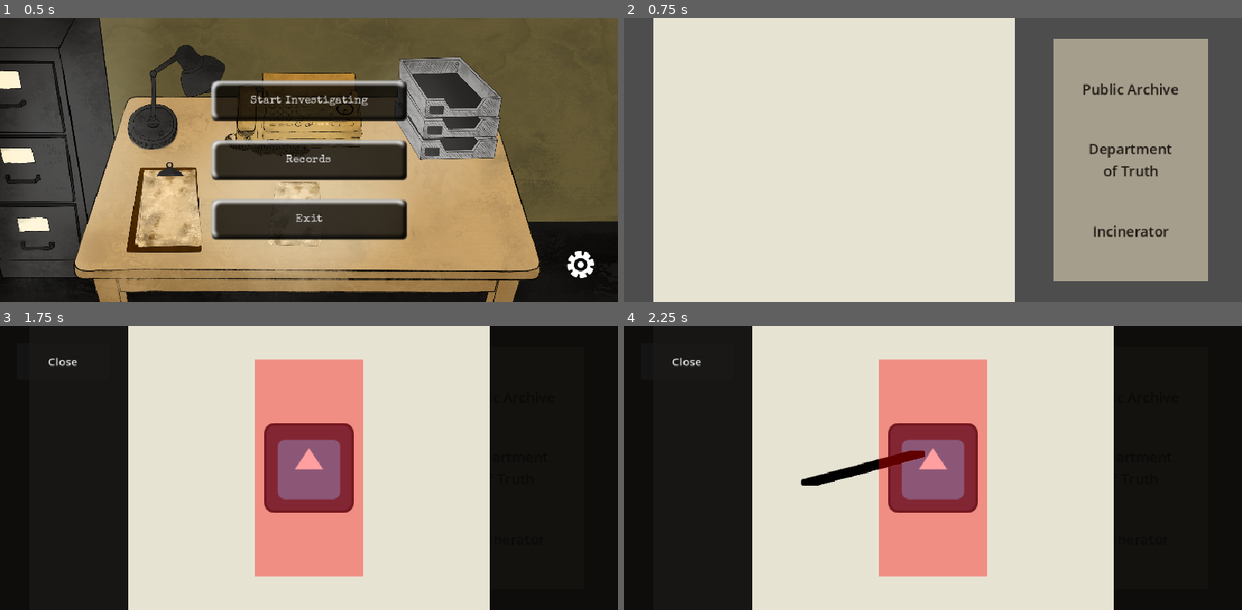
Above: before the commit, frames 1-4 (two rows, left to right).
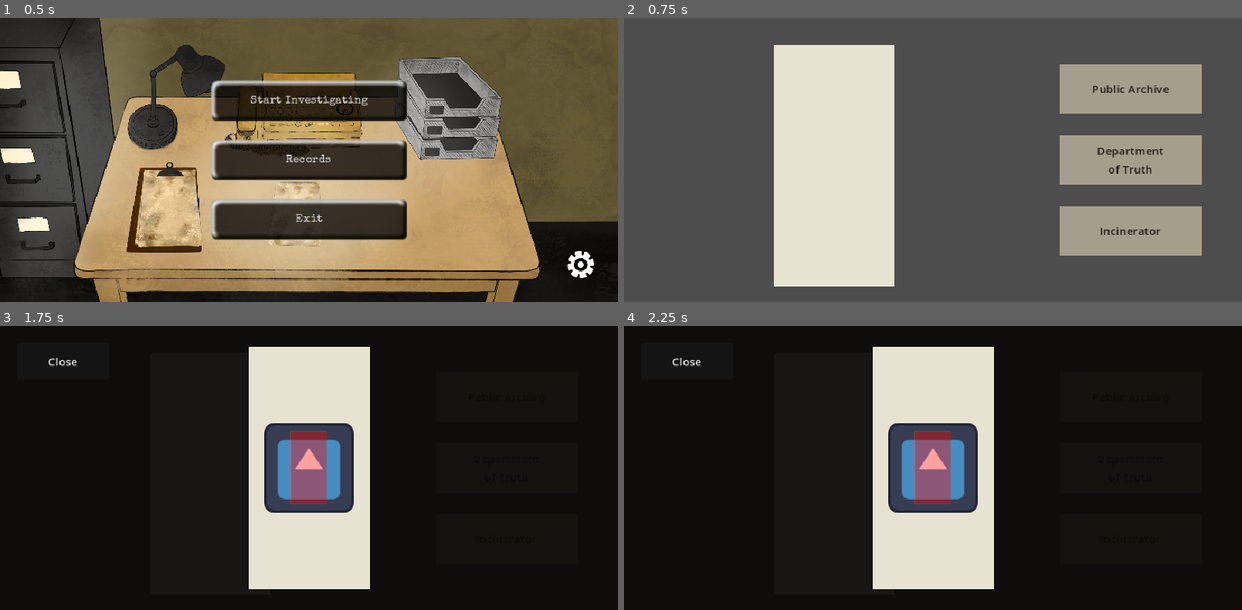
Above: after the commit, the same moments.

Repository: NathanaelWilson/archivist
Game: Godot game, scene res://Scenes/main_menu.tscn
Two runs of this game, one before a commit and one after it. Both use one fixed random seed, a clock stepped at 60 frames per second and the inputs below. The engine's default icon, where the game draws it, is replaced by a stand-in: a white triangle on a blue panel in a dark square.
Inputs (mouse positions are in pixels of both pictures, inside the frame that each line leads up to):
- Up to frame 1 (0.5 s): no input
- Up to frame 2 (0.75 s): click "Start Investigating" at 0.5 s
- Up to frame 3 (1.75 s): tap Enter at 1.25 s; move the mouse to (444, 453) at 1.27 s; click (444, 453) at 1.42 s
- Up to frame 4 (2.25 s): tap Space at 2 s; drag from (809, 482) to (1130, 397) at 2.02 s

Frame 1 is identical in both runs. In frame 2, 52% of the frame differs, in the area x 4-95%, y 0-100%; in frame 3, 54%, in the area x 20-80%, y 0-100%; in frame 4, 53%.

Commit message:
Fit trays and redaction document to the 874x402 landscape viewport
The tray hitboxes (220x140) were spaced only ~100px apart at the new
resolution and overlapped; shrink them to 200x70. The document canvas
(IMG_SIZE 512x1024) was more than double the viewport height, so scale
it to 171x342 and match the paper rects in the desk file and the opened
viewer. Scale the ink marker down with it so redaction stays controllable.

Also remove the orphaned file_inspector.tscn, whose script was deleted
in the sorting refactor and which nothing references anymore.

Co-Authored-By: Claude Opus 5 <noreply@anthropic.com>

Diff:
--- a/Scenes/document_viewer.tscn
+++ b/Scenes/document_viewer.tscn
@@ -8,18 +8,18 @@
 script = ExtResource("1_viewer")
 
 [node name="Backdrop" type="ColorRect" parent="."]
-offset_right = 1152.0
-offset_bottom = 648.0
+offset_right = 874.0
+offset_bottom = 402.0
 color = Color(0.04, 0.035, 0.03, 0.94)
 mouse_filter = 2
 
 [node name="Document" type="Node2D" parent="."]
 
 [node name="Paper" type="ColorRect" parent="Document"]
-offset_left = -256.0
-offset_top = -512.0
-offset_right = 256.0
-offset_bottom = 512.0
+offset_left = -85.5
+offset_top = -171.0
+offset_right = 85.5
+offset_bottom = 171.0
 color = Color(0.906, 0.89, 0.827, 1)
 mouse_filter = 2
 
--- a/Scenes/file_entity.tscn
+++ b/Scenes/file_entity.tscn
@@ -3,16 +3,16 @@
 [ext_resource type="Script" path="res://Scenes/file_entity.gd" id="1"]
 
 [sub_resource type="RectangleShape2D" id="RectangleShape2D_1"]
-size = Vector2(512, 1024)
+size = Vector2(171, 342)
 
 [node name="FileEntity" type="Area2D"]
 script = ExtResource("1")
 
 [node name="Paper" type="ColorRect" parent="."]
-offset_left = -256.0
-offset_top = -512.0
-offset_right = 256.0
-offset_bottom = 512.0
+offset_left = -85.5
+offset_top = -171.0
+offset_right = 85.5
+offset_bottom = 171.0
 color = Color(0.906, 0.890, 0.827, 1)
 mouse_filter = 2
 
--- a/Scenes/file_inspector.tscn
+++ /dev/null
@@ -1,18 +0,0 @@
-[gd_scene format=3 uid="uid://qg30op3j4h85"]
-
-[ext_resource type="Script" uid="uid://dsme712y8c4gh" path="res://Scenes/redaction_layer.gd" id="1_7185u"]
-[ext_resource type="Script" path="res://Scenes/file_inspector.gd" id="2_inspector"]
-[ext_resource type="Resource" uid="uid://dpn0ckn4xonp7" path="res://Assets/Cases/case_01_debug.tres" id="3_debug_case"]
-
-[node name="FileInspector" type="CanvasLayer" unique_id=949069753]
-script = ExtResource("2_inspector")
-current_file = ExtResource("3_debug_case")
-
-[node name="DocumentImage" type="Sprite2D" parent="." unique_id=107156582]
-
-[node name="DebugAnomalyOverlay" type="Sprite2D" parent="." unique_id=204391595]
-z_index = 1
-
-[node name="RedactionLayer" type="Sprite2D" parent="." unique_id=370673501]
-z_index = 2
-script = ExtResource("1_7185u")
--- a/Scenes/filing_tray.tscn
+++ b/Scenes/filing_tray.tscn
@@ -3,26 +3,26 @@
 [ext_resource type="Script" path="res://Scenes/filing_tray.gd" id="1"]
 
 [sub_resource type="RectangleShape2D" id="RectangleShape2D_1"]
-size = Vector2(220, 140)
+size = Vector2(200, 70)
 
 [node name="FilingTray" type="Area2D"]
 script = ExtResource("1")
 
 [node name="Visual" type="ColorRect" parent="."]
-offset_left = -110.0
-offset_top = -70.0
-offset_right = 110.0
-offset_bottom = 70.0
+offset_left = -100.0
+offset_top = -35.0
+offset_right = 100.0
+offset_bottom = 35.0
 color = Color(0.65, 0.62, 0.55, 1)
 mouse_filter = 2
 
 [node name="Label" type="Label" parent="."]
-offset_left = -100.0
-offset_top = -35.0
-offset_right = 100.0
-offset_bottom = 35.0
+offset_left = -90.0
+offset_top = -31.0
+offset_right = 90.0
+offset_bottom = 31.0
 theme_override_colors/font_color = Color(0.12, 0.1, 0.08, 1)
-theme_override_font_sizes/font_size = 20
+theme_override_font_sizes/font_size = 16
 text = "Tray"
 horizontal_alignment = 1
 vertical_alignment = 1
--- a/Scenes/redaction_layer.gd
+++ b/Scenes/redaction_layer.gd
@@ -4,12 +4,12 @@
 ## Permanent ink and validation for one CaseData document. FileEntity owns
 ## gesture recognition and calls begin_stroke/stroke_to/end_stroke.
 
-const IMG_SIZE := Vector2i(512, 1024)
+const IMG_SIZE := Vector2i(171, 342)
 const REDACT_COLOR := Color.BLACK
 ## A broad, horizontal chisel tip: closer to a Stabilo marker than a square
 ## pixel stamp. The soft edge is only visual; the opaque centre is scored.
-const MARKER_SIZE := Vector2i(24, 10)
-const MARKER_CORNER_RADIUS := 4.0
+const MARKER_SIZE := Vector2i(12, 6)
+const MARKER_CORNER_RADIUS := 2.0
 const DEBUG_TARGET_RED := Color(1.0, 0.0, 0.0, 0.38)
 const DEBUG_TARGET_GREEN := Color(0.0, 1.0, 0.0, 0.38)
 
